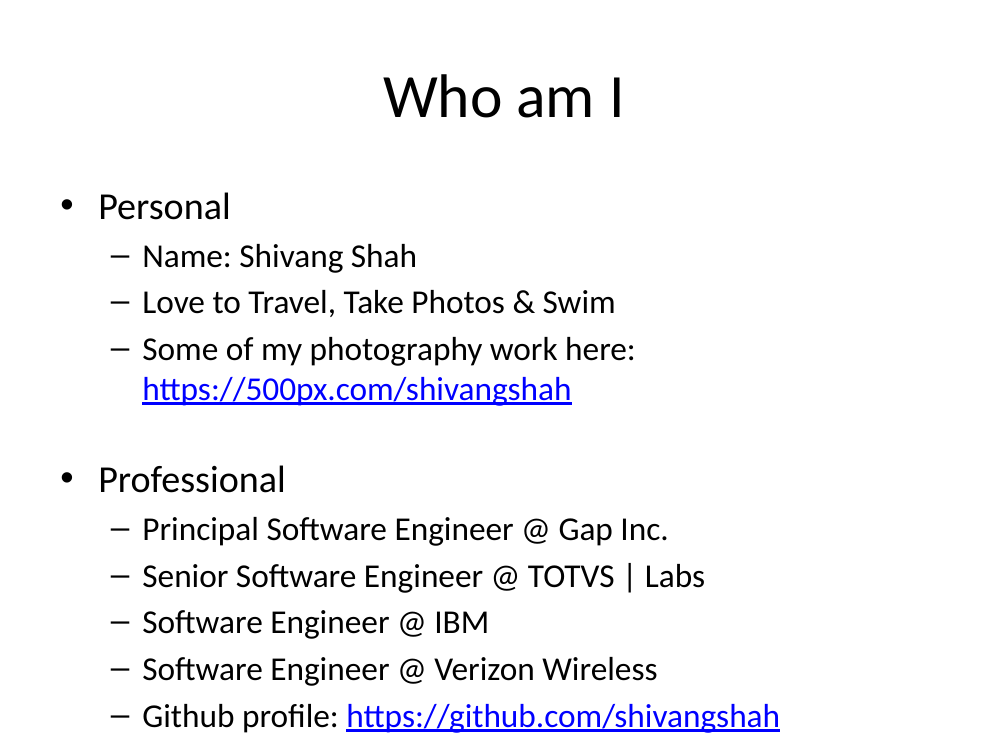
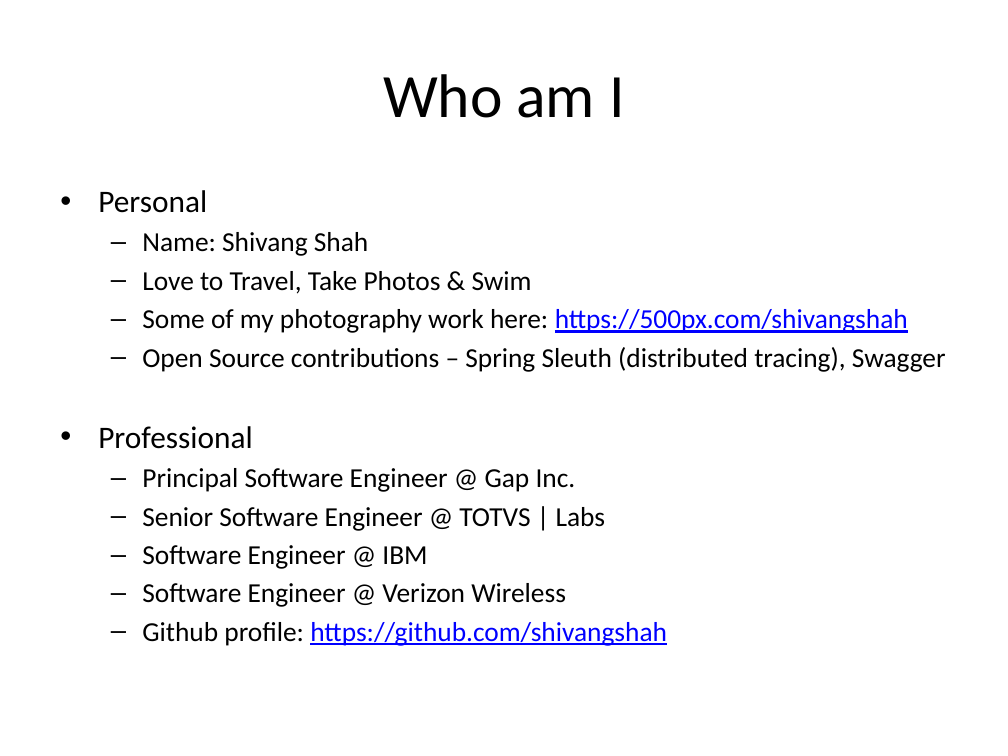
Before and after one commit to rumeshnw/enterprise-twitter, a slide deck: slide 2 of docs/CraftDemo.pptx. Drawn at 1008x756 pixels with LibreOffice and Linux fonts; fonts in the diff are those of the drawing. Boxes give left, top, right and bottom in pixels: in the first picture for what was removed or moved away, otherwise in the second. Text is boxed around its words. In the diff, an @@ line names an element or a change of style, - is before the commit and + after.

Commit message:
Updating ppt

```diff
--- a/docs/CraftDemo.pptx
+++ b/docs/CraftDemo.pptx
@@ text at box(98, 190, 908, 646): size 27.2 to 22.4 pt in "Personal", "Professional"; size 23.8 to 19.6 pt in "Name: Shivang Shah", "Love to Travel, Take Photos & Swim", "Some of my photography work here: https://500px.com/shivangs ...", "Principal Software Engineer @ Gap Inc." and 4 more places @@
@@ text at box(142, 347, 946, 372): paragraph added @@
+  – Open Source contributions – Spring Sleuth (distributed tracing), Swagger
```
